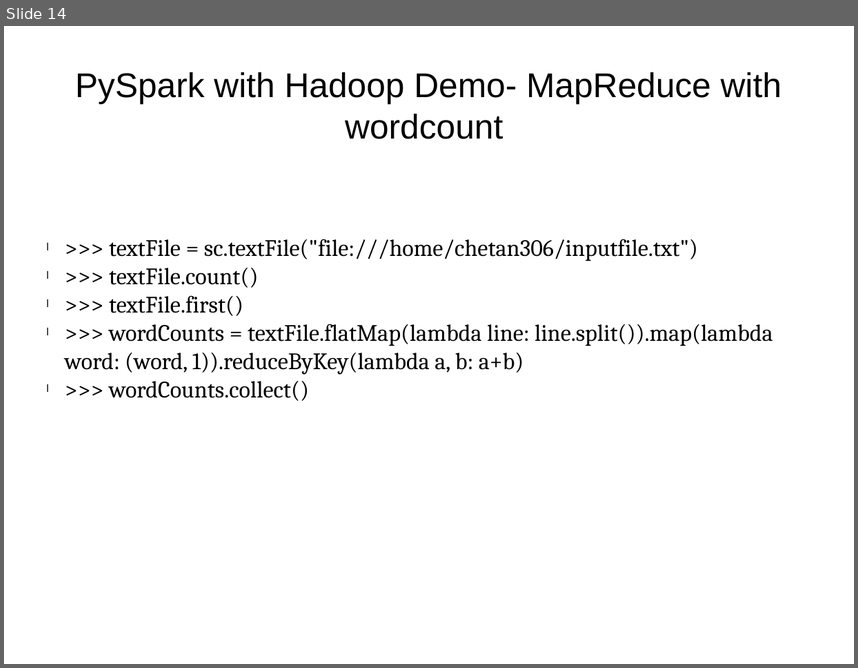
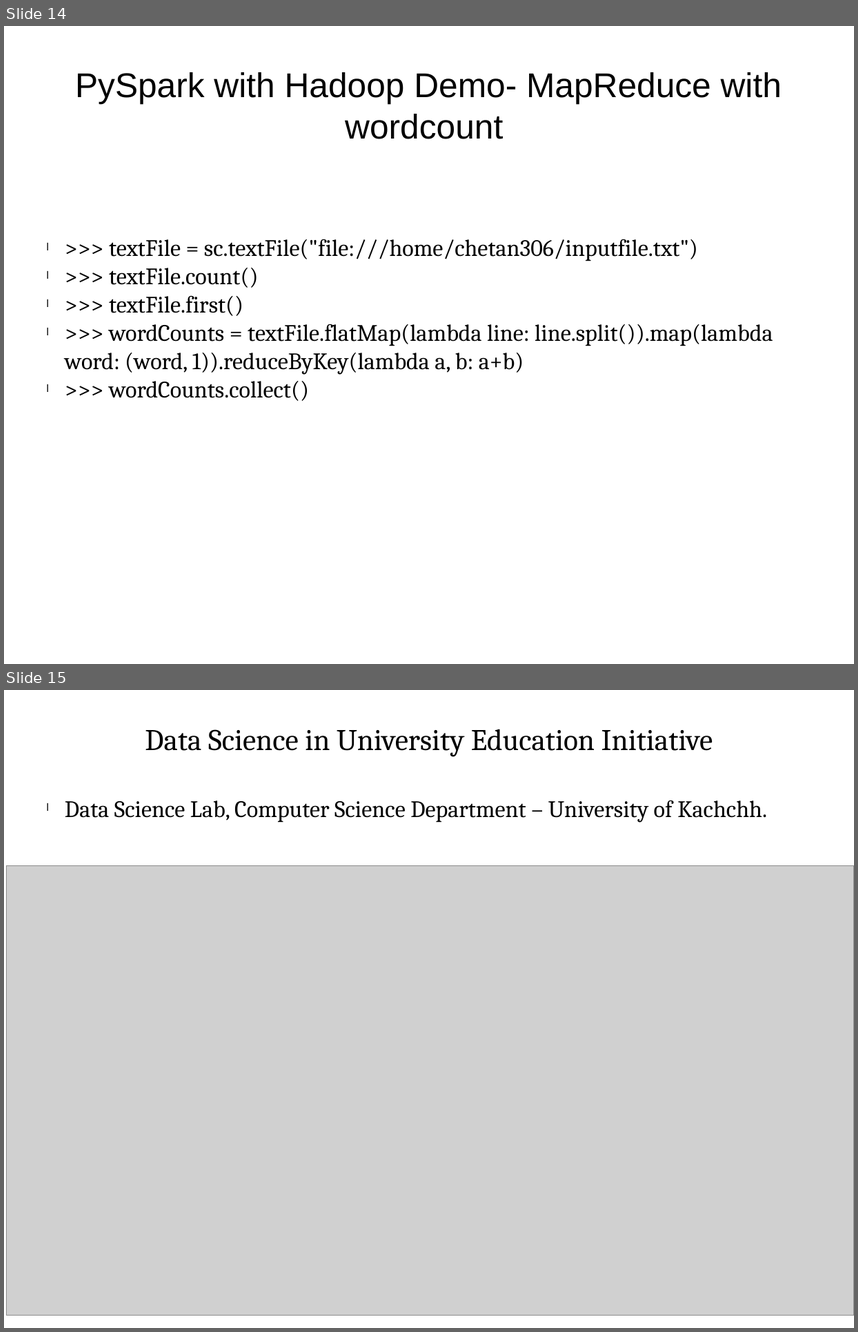
Before and after one commit to dskskv/pycon-india-2016, a slide deck: Pycon-2016-Open-space.pptx. Shown one above the other, each under a label of ours: slide 14 before the commit, slides 14 and 15 after it. The pictures are 858x668 and 858x1332 pixels, drawn with LibreOffice and Linux fonts; fonts in the diff are those of the drawing; grey boxes stand for pictures. Boxes give left, top, right and bottom in pixels: in the first picture for what was removed or moved away, otherwise in the second. Text is boxed around its words. In the diff, an @@ line names an element or a change of style, - is before the commit and + after.

```diff
--- a/Pycon-2016-Open-space.pptx
+++ b/Pycon-2016-Open-space.pptx
@@ slide 15 added at [4, 690, 854, 1328], background #FFFFFF @@
@@ text added at [145, 729, 713, 757], 28 pt, text #000000 @@
+Data Science in University Education Initiative
@@ text added at [65, 800, 767, 822], 22 pt, text #000000 @@
+l Data Science Lab, Computer Science Department – University of Kachchh.
@@ picture added at [7, 866, 854, 1315] @@
```
Also in this commit, not shown: 2 slides changed, 1 other slide added.
